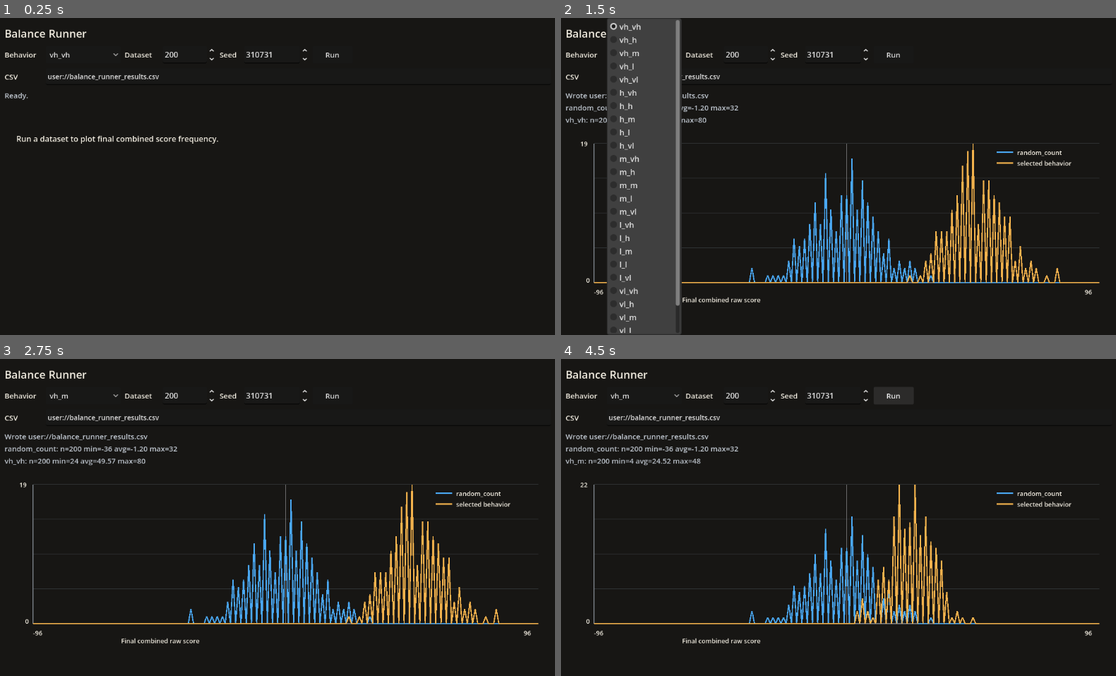
Above: before the commit, frames 1-4 (two rows, left to right).
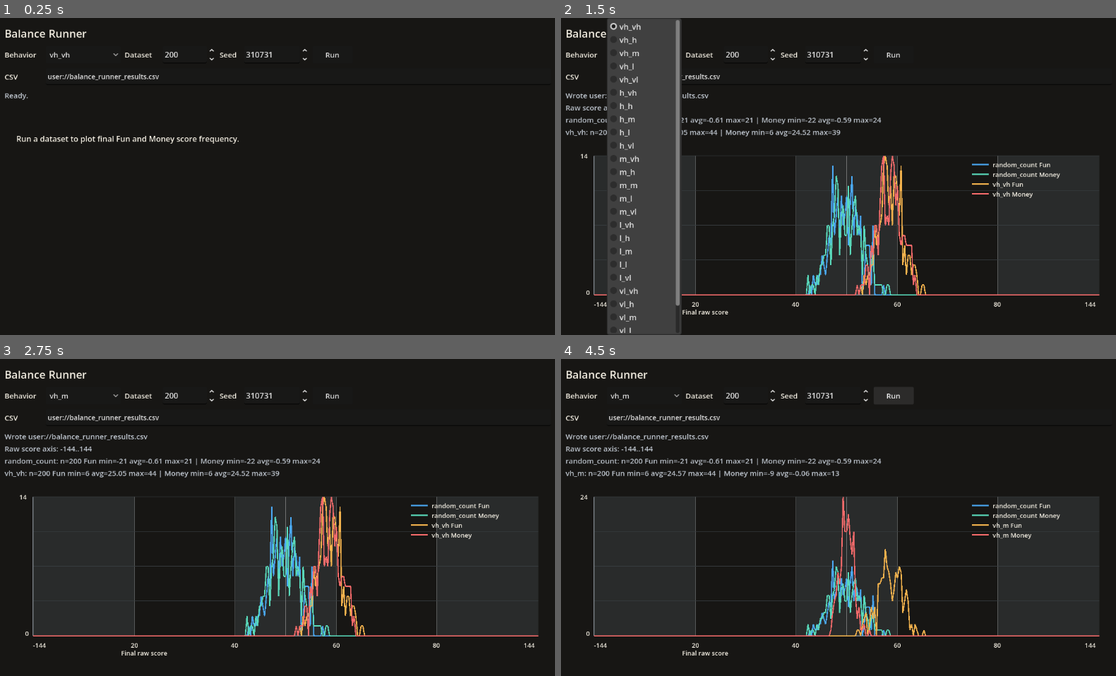
Above: after the commit, the same moments.

Repository: Josephblt/patch-notes
Game: Godot game, scene res://scenes/tools/balance_runner.tscn
The game is run twice, just before and just after one commit, with the same random seed, the same clock (stepped at 60 frames per second) and the same inputs. This scene is started directly instead of the project's main scene.
Inputs:
- Up to frame 1 (0.25 s): no input
- Up to frame 2 (1.5 s): click "Run" at 0.5 s; click "vh_vh" at 1.25 s
- Up to frame 3 (2.75 s): click "vh_vh" at 2 s
- Up to frame 4 (4.5 s): click "vh_m" at 2.75 s; click "vh_m" at 3.5 s; click "Run" at 4.25 s

The runs differ from the first frame. In frame 1, 0.2% of the frame differs, in the area x 20-44%, y 37-40%; in frame 2, 9.3%; in frame 3, 10%, in the area x 0-98%, y 27-94%; in frame 4, 8.4%.

Commit message:
Plot score tree frequencies separately

Diff:
--- a/src/scripts/tools/balance_runner.gd
+++ b/src/scripts/tools/balance_runner.gd
@@ -2,6 +2,7 @@
 
 
 const SCORE_TREE_DIR: String = "res://data/score_trees"
+const SCORE_BANDS_PATH: String = "res://data/scoring/final_score_bands.json"
 const BASELINE_BEHAVIOR: String = "random_count"
 const DEFAULT_GAME_COUNT: int = 200
 const DEFAULT_BEHAVIOR: String = "vh_vh"
@@ -90,7 +91,14 @@
 
 	last_rows = run_dataset(behavior, selected_game_count, selected_seed)
 	_write_csv(selected_output_path, last_rows)
-	graph.call("set_series", _build_frequency_series(last_rows))
+	var score_axis_bound: int = _calculate_score_axis_bound()
+	graph.call(
+		"set_series",
+		_build_frequency_series(last_rows),
+		-score_axis_bound,
+		score_axis_bound,
+		_load_score_band_dividers()
+	)
 
 	summary_label.text = _format_summary(last_rows, selected_output_path)
 	run_button.disabled = false
@@ -359,20 +367,29 @@
 
 	for row: Dictionary in rows:
 		var behavior: String = row["behavior"]
-		var final_combined: int = row["final_combined"]
-
-		if not series.has(behavior):
-			series[behavior] = {}
-
-		series[behavior][final_combined] = series[behavior].get(final_combined, 0) + 1
+
+		for score_tree: ScoreTree in score_trees:
+			var tree_name: String = score_tree.get_display_name()
+			var column_name: String = "final_%s" % tree_name.to_lower()
+			var series_name: String = "%s %s" % [behavior, tree_name]
+			var final_score: int = row[column_name]
+
+			if not series.has(series_name):
+				series[series_name] = {}
+
+			series[series_name][final_score] = series[series_name].get(final_score, 0) + 1
 
 	return series
 
 
 func _format_summary(rows: Array[Dictionary], selected_output_path: String) -> String:
-	var behavior_names: Array[String] = _build_frequency_series(rows).keys()
+	var behavior_names: Array[String] = _get_row_behavior_names(rows)
 	behavior_names.sort()
-	var lines: PackedStringArray = ["Wrote %s" % selected_output_path]
+	var score_axis_bound: int = _calculate_score_axis_bound()
+	var lines: PackedStringArray = [
+		"Wrote %s" % selected_output_path,
+		"Raw score axis: %d..%d" % [-score_axis_bound, score_axis_bound],
+	]
 
 	for behavior: String in behavior_names:
 		lines.append(_format_behavior_summary(rows, behavior))
@@ -380,38 +397,109 @@
 	return "\n".join(lines)
 
 
+func _get_row_behavior_names(rows: Array[Dictionary]) -> Array[String]:
+	var behavior_names: Array[String] = []
+
+	for row: Dictionary in rows:
+		var behavior: String = row["behavior"]
+
+		if not behavior_names.has(behavior):
+			behavior_names.append(behavior)
+
+	return behavior_names
+
+
 func _format_behavior_summary(rows: Array[Dictionary], behavior: String) -> String:
 	var count: int = 0
-	var minimum_score: int = 0
-	var maximum_score: int = 0
-	var total_score: int = 0
+	var fun_scores: Array[int] = []
+	var money_scores: Array[int] = []
 
 	for row: Dictionary in rows:
 		if row["behavior"] != behavior:
 			continue
 
-		var score: int = row["final_combined"]
-
-		if count == 0:
-			minimum_score = score
-			maximum_score = score
-		else:
-			minimum_score = min(minimum_score, score)
-			maximum_score = max(maximum_score, score)
-
-		total_score += score
+		fun_scores.append(row["final_fun"])
+		money_scores.append(row["final_money"])
 		count += 1
 
 	if count == 0:
 		return "%s: no rows" % behavior
 
-	return "%s: n=%d min=%d avg=%.2f max=%d" % [
+	return "%s: n=%d Fun %s | Money %s" % [
 		behavior,
 		count,
+		_format_score_list_summary(fun_scores),
+		_format_score_list_summary(money_scores),
+	]
+
+
+func _format_score_list_summary(scores: Array[int]) -> String:
+	var minimum_score: int = scores[0]
+	var maximum_score: int = scores[0]
+	var total_score: int = 0
+
+	for score: int in scores:
+		minimum_score = min(minimum_score, score)
+		maximum_score = max(maximum_score, score)
+		total_score += score
+
+	return "min=%d avg=%.2f max=%d" % [
 		minimum_score,
-		float(total_score) / float(count),
+		float(total_score) / float(scores.size()),
 		maximum_score,
 	]
+
+
+func _calculate_score_axis_bound() -> int:
+	var strongest_node_points: int = 0
+
+	for score_tree: ScoreTree in score_trees:
+		for node: ScoreTreeNode in score_tree.nodes.values():
+			if node.get_uid() == score_tree.get_root_uid():
+				continue
+
+			strongest_node_points = max(
+				strongest_node_points,
+				score_tree.get_points(node.get_uid())
+			)
+
+	return (
+		strongest_node_points
+		* GameRun.RELEASE_COUNT
+		* Release.SPRINT_COUNT
+		* GameRun.CARDS_PER_SPRINT
+	)
+
+
+func _load_score_band_dividers() -> Array[int]:
+	var file: FileAccess = FileAccess.open(SCORE_BANDS_PATH, FileAccess.READ)
+	var dividers: Array[int] = []
+
+	if file == null:
+		push_error("Could not open score bands JSON file: %s" % SCORE_BANDS_PATH)
+		return dividers
+
+	var json: JSON = JSON.new()
+	var parse_result: Error = json.parse(file.get_as_text())
+
+	if parse_result != OK or not json.data is Array:
+		push_error("Could not parse score bands JSON file: %s" % SCORE_BANDS_PATH)
+		return dividers
+
+	var items: Array = json.data as Array
+
+	for item: Variant in items:
+		if not item is Dictionary:
+			continue
+
+		var band: Dictionary = item as Dictionary
+		var min_score: int = int(band.get("min_score", 0))
+
+		if min_score > 0 and min_score < 100 and not dividers.has(min_score):
+			dividers.append(min_score)
+
+	dividers.sort()
+	return dividers
 
 
 func _write_csv(path: String, rows: Array[Dictionary]) -> void:
--- a/src/scripts/tools/frequency_graph.gd
+++ b/src/scripts/tools/frequency_graph.gd
@@ -6,24 +6,38 @@
 const AXIS_COLOR: Color = Color(0.48, 0.50, 0.53, 1)
 const GRID_COLOR: Color = Color(0.22, 0.24, 0.25, 1)
 const TEXT_COLOR: Color = Color(0.956863, 0.937255, 0.890196, 1)
-const RANDOM_COLOR: Color = Color(0.29, 0.66, 0.95, 1)
-const SELECTED_COLOR: Color = Color(0.95, 0.70, 0.30, 1)
+const BAND_COLOR: Color = Color(0.16, 0.17, 0.17, 1)
+const BAND_LINE_COLOR: Color = Color(0.38, 0.39, 0.39, 1)
+const SERIES_COLORS: Array[Color] = [
+	Color(0.29, 0.66, 0.95, 1),
+	Color(0.35, 0.85, 0.73, 1),
+	Color(0.95, 0.70, 0.30, 1),
+	Color(0.96, 0.42, 0.42, 1),
+]
 const PADDING_LEFT: float = 58.0
 const PADDING_TOP: float = 28.0
 const PADDING_RIGHT: float = 26.0
 const PADDING_BOTTOM: float = 48.0
-const MIN_COMBINED_SCORE: int = -96
-const MAX_COMBINED_SCORE: int = 96
 
 var series_by_behavior: Dictionary[String, Dictionary] = {}
 var min_score: int = 0
 var max_score: int = 0
 var max_frequency: int = 0
-
-
-func set_series(next_series_by_behavior: Dictionary[String, Dictionary]) -> void:
+var score_band_dividers: Array[int] = []
+
+
+func set_series(
+	next_series_by_behavior: Dictionary[String, Dictionary],
+	next_min_score: int,
+	next_max_score: int,
+	next_score_band_dividers: Array[int] = []
+) -> void:
 	series_by_behavior = next_series_by_behavior
-	_recalculate_bounds()
+	min_score = next_min_score
+	max_score = next_max_score
+	score_band_dividers = next_score_band_dividers.duplicate()
+	score_band_dividers.sort()
+	_recalculate_max_frequency()
 	queue_redraw()
 
 
@@ -41,6 +55,7 @@
 		max(1.0, size.y - PADDING_TOP - PADDING_BOTTOM)
 	)
 
+	_draw_score_bands(plot_rect)
 	_draw_grid(plot_rect)
 	_draw_axis_labels(plot_rect)
 	_draw_series(plot_rect)
@@ -53,7 +68,7 @@
 	draw_string(
 		font,
 		Vector2(24, 48),
-		"Run a dataset to plot final combined score frequency.",
+		"Run a dataset to plot final Fun and Money score frequency.",
 		HORIZONTAL_ALIGNMENT_LEFT,
 		-1,
 		font_size,
@@ -96,6 +111,41 @@
 		)
 
 
+func _draw_score_bands(plot_rect: Rect2) -> void:
+	var band_edges: Array[int] = _get_score_band_edges()
+
+	for band_index: int in range(band_edges.size() - 1):
+		if band_index % 2 != 0:
+			continue
+
+		var band_start_score: float = _normalized_score_to_raw_score(band_edges[band_index])
+		var band_end_score: float = _normalized_score_to_raw_score(band_edges[band_index + 1])
+		var band_start_x: float = _score_to_x(int(round(band_start_score)), plot_rect)
+		var band_end_x: float = _score_to_x(int(round(band_end_score)), plot_rect)
+
+		draw_rect(
+			Rect2(
+				Vector2(band_start_x, plot_rect.position.y),
+				Vector2(band_end_x - band_start_x, plot_rect.size.y)
+			),
+			BAND_COLOR,
+			true
+		)
+
+	for normalized_score: int in score_band_dividers:
+		var divider_x: float = _score_to_x(
+			int(round(_normalized_score_to_raw_score(normalized_score))),
+			plot_rect
+		)
+
+		draw_line(
+			Vector2(divider_x, plot_rect.position.y),
+			Vector2(divider_x, plot_rect.position.y + plot_rect.size.y),
+			BAND_LINE_COLOR,
+			1.0
+		)
+
+
 func _draw_axis_labels(plot_rect: Rect2) -> void:
 	var font: Font = get_theme_default_font()
 	var font_size: int = 13
@@ -105,13 +155,37 @@
 	draw_string(font, Vector2(plot_rect.position.x - 16, plot_rect.position.y + plot_rect.size.y), "0", HORIZONTAL_ALIGNMENT_LEFT, -1, font_size, TEXT_COLOR)
 	draw_string(font, Vector2(plot_rect.position.x, baseline_y), str(min_score), HORIZONTAL_ALIGNMENT_LEFT, -1, font_size, TEXT_COLOR)
 	draw_string(font, Vector2(plot_rect.position.x + plot_rect.size.x - 30, baseline_y), str(max_score), HORIZONTAL_ALIGNMENT_LEFT, -1, font_size, TEXT_COLOR)
-	draw_string(font, Vector2(plot_rect.position.x + 180, baseline_y + 16), "Final combined raw score", HORIZONTAL_ALIGNMENT_LEFT, -1, font_size, TEXT_COLOR)
-
-	var legend_x: float = plot_rect.position.x + plot_rect.size.x - 210.0
+	draw_string(font, Vector2(plot_rect.position.x + 180, baseline_y + 16), "Final raw score", HORIZONTAL_ALIGNMENT_LEFT, -1, font_size, TEXT_COLOR)
+
+	for normalized_score: int in score_band_dividers:
+		var divider_x: float = _score_to_x(
+			int(round(_normalized_score_to_raw_score(normalized_score))),
+			plot_rect
+		)
+
+		draw_string(
+			font,
+			Vector2(divider_x - 8.0, baseline_y),
+			str(normalized_score),
+			HORIZONTAL_ALIGNMENT_LEFT,
+			-1,
+			font_size,
+			TEXT_COLOR
+		)
+
+	var legend_x: float = plot_rect.position.x + plot_rect.size.x - 260.0
 	var legend_y: float = plot_rect.position.y + 18.0
-
-	_draw_legend_item(font, font_size, Vector2(legend_x, legend_y), "random_count", RANDOM_COLOR)
-	_draw_legend_item(font, font_size, Vector2(legend_x, legend_y + 22.0), "selected behavior", SELECTED_COLOR)
+	var behavior_names: Array[String] = series_by_behavior.keys()
+	behavior_names.sort()
+
+	for behavior_index: int in range(behavior_names.size()):
+		_draw_legend_item(
+			font,
+			font_size,
+			Vector2(legend_x, legend_y + (behavior_index * 20.0)),
+			behavior_names[behavior_index],
+			_get_series_color(behavior_index)
+		)
 
 
 func _draw_legend_item(font: Font, font_size: int, position: Vector2, label: String, color: Color) -> void:
@@ -123,13 +197,14 @@
 	var behavior_names: Array[String] = series_by_behavior.keys()
 	behavior_names.sort()
 
-	for behavior: String in behavior_names:
-		var color: Color = RANDOM_COLOR
-
-		if behavior != "random_count":
-			color = SELECTED_COLOR
-
-		_draw_behavior_series(plot_rect, series_by_behavior[behavior], color)
+	for behavior_index: int in range(behavior_names.size()):
+		var behavior: String = behavior_names[behavior_index]
+
+		_draw_behavior_series(
+			plot_rect,
+			series_by_behavior[behavior],
+			_get_series_color(behavior_index)
+		)
 
 
 func _draw_behavior_series(plot_rect: Rect2, frequencies: Dictionary, color: Color) -> void:
@@ -161,6 +236,24 @@
 	)
 
 
+func _normalized_score_to_raw_score(normalized_score: float) -> float:
+	return float(min_score) + (
+		(normalized_score / 100.0)
+		* float(max_score - min_score)
+	)
+
+
+func _get_score_band_edges() -> Array[int]:
+	var band_edges: Array[int] = [0]
+
+	for divider: int in score_band_dividers:
+		if divider > 0 and divider < 100:
+			band_edges.append(divider)
+
+	band_edges.append(100)
+	return band_edges
+
+
 func _frequency_to_y(frequency: int, plot_rect: Rect2) -> float:
 	if max_frequency == 0:
 		return plot_rect.position.y + plot_rect.size.y
@@ -172,9 +265,11 @@
 	)
 
 
-func _recalculate_bounds() -> void:
-	min_score = MIN_COMBINED_SCORE
-	max_score = MAX_COMBINED_SCORE
+func _get_series_color(series_index: int) -> Color:
+	return SERIES_COLORS[series_index % SERIES_COLORS.size()]
+
+
+func _recalculate_max_frequency() -> void:
 	max_frequency = 0
 
 	for frequencies: Dictionary in series_by_behavior.values():
Not shown, removed: tools/plot_balance_results.py
